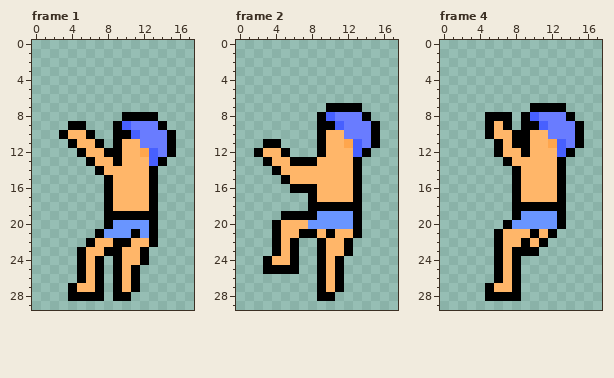
Pixel-art file -- Assets/_Project/Arts/player/Editables/player5.ase. This is how it looked before the edit.
18x30 pixels, 4 frames. Shown: frame 1, frame 2, frame 4. The commit also changed other frames, which this record leaves out.
The same view after the edit:
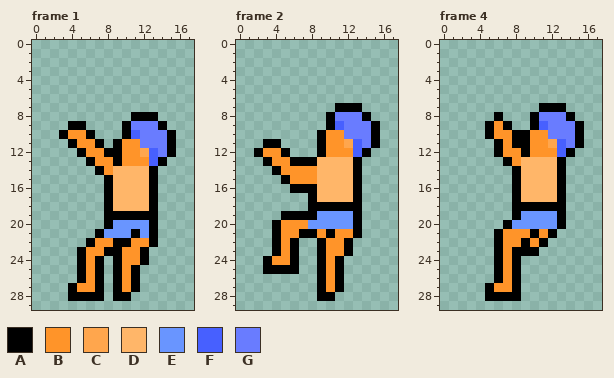
Palette (. is transparent): A #000000  B #ff9429  C #ffa64d  D #ffb669  E #6995ff  F #4760ff  G #697cff
Change:
{"where": "frame 1, layer \"Player\""}
{"frame":1,"y":8,"x":10,"old":"A","new":"."}
{"frame":1,"y":9,"x":9,"old":"AF","new":".A"}
{"frame":1,"y":10,"x":4,"old":"DD","new":"BB"}
{"frame":1,"y":10,"x":9,"old":"A","new":"."}
{"frame":1,"y":11,"x":5,"old":"DD","new":"BB"}
{"frame":1,"y":11,"x":10,"old":"DD","new":"BB"}
{"frame":1,"y":12,"x":6,"old":"DD","new":"BB"}
{"frame":1,"y":12,"x":10,"old":"DD","new":"BB"}
{"frame":1,"y":13,"x":7,"old":"DD","new":"BB"}
{"frame":1,"y":13,"x":10,"old":"DDD","new":"BBB"}
{"frame":1,"y":14,"x":8,"old":"D","new":"B"}
{"frame":1,"y":22,"x":7,"old":"DD","new":"BB"}
{"frame":1,"y":22,"x":11,"old":"DD","new":"BB"}
{"frame":1,"y":23,"x":6,"old":"DD","new":"BB"}
{"frame":1,"y":23,"x":10,"old":"DD","new":"BB"}
{"frame":1,"y":24,"x":6,"old":"D","new":"B"}
{"frame":1,"y":24,"x":10,"old":"DD","new":"BB"}
{"frame":1,"y":25,"x":6,"old":"D","new":"B"}
{"frame":1,"y":25,"x":10,"old":"D","new":"B"}
{"frame":1,"y":26,"x":6,"old":"D","new":"B"}
{"frame":1,"y":26,"x":10,"old":"D","new":"B"}
{"frame":1,"y":27,"x":5,"old":"DD","new":"BB"}
{"frame":1,"y":27,"x":10,"old":"D","new":"B"}
{"where": "frame 2, layer \"Player\""}
{"frame":2,"y":7,"x":10,"old":"A","new":"."}
{"frame":2,"y":8,"x":9,"old":"AF","new":".A"}
{"frame":2,"y":9,"x":9,"old":"A","new":"."}
{"frame":2,"y":10,"x":10,"old":"DD","new":"BB"}
{"frame":2,"y":11,"x":10,"old":"DD","new":"BB"}
{"frame":2,"y":12,"x":3,"old":"DD","new":"BB"}
{"frame":2,"y":12,"x":10,"old":"DDD","new":"BBB"}
{"frame":2,"y":13,"x":4,"old":"DD","new":"BB"}
{"frame":2,"y":14,"x":5,"old":"DDDD","new":"BBBB"}
{"frame":2,"y":15,"x":6,"old":"DDD","new":"BBB"}
{"frame":2,"y":20,"x":5,"old":"DDD","new":"BBB"}
{"frame":2,"y":21,"x":5,"old":"DD","new":"BB"}
{"frame":2,"y":21,"x":9,"old":"D","new":"B"}
{"frame":2,"y":21,"x":11,"old":"DD","new":"BB"}
{"frame":2,"y":22,"x":5,"old":"D","new":"B"}
{"frame":2,"y":22,"x":10,"old":"DD","new":"BB"}
{"frame":2,"y":23,"x":5,"old":"D","new":"B"}
{"frame":2,"y":23,"x":10,"old":"DD","new":"BB"}
{"frame":2,"y":24,"x":4,"old":"DD","new":"BB"}
{"frame":2,"y":24,"x":10,"old":"D","new":"B"}
{"frame":2,"y":25,"x":10,"old":"D","new":"B"}
{"frame":2,"y":26,"x":10,"old":"D","new":"B"}
{"frame":2,"y":27,"x":10,"old":"D","new":"B"}
{"where": "frame 4, layer \"Player\""}
{"frame":4,"y":7,"x":10,"old":"A","new":"."}
{"frame":4,"y":8,"x":5,"old":"A","new":"."}
{"frame":4,"y":8,"x":7,"old":"A","new":"."}
{"frame":4,"y":8,"x":9,"old":"AF","new":".A"}
{"frame":4,"y":9,"x":6,"old":"D","new":"B"}
{"frame":4,"y":9,"x":9,"old":"A","new":"."}
{"frame":4,"y":10,"x":6,"old":"DD","new":"BB"}
{"frame":4,"y":10,"x":10,"old":"DD","new":"BB"}
{"frame":4,"y":11,"x":7,"old":"D","new":"B"}
{"frame":4,"y":11,"x":10,"old":"DD","new":"BB"}
{"frame":4,"y":12,"x":7,"old":"DD","new":"BB"}
{"frame":4,"y":12,"x":10,"old":"DDD","new":"BBB"}
{"frame":4,"y":13,"x":8,"old":"D","new":"B"}
{"frame":4,"y":21,"x":7,"old":"DDD","new":"BBB"}
{"frame":4,"y":21,"x":11,"old":"D","new":"B"}
{"frame":4,"y":22,"x":7,"old":"DD","new":"BB"}
{"frame":4,"y":22,"x":10,"old":"D","new":"B"}
{"frame":4,"y":23,"x":7,"old":"D","new":"B"}
{"frame":4,"y":24,"x":7,"old":"D","new":"B"}
{"frame":4,"y":25,"x":7,"old":"D","new":"B"}
{"frame":4,"y":26,"x":7,"old":"D","new":"B"}
{"frame":4,"y":27,"x":6,"old":"DD","new":"BB"}
{"label":"changed","picture_box":[68,112,149,175]}
{"label":"changed","picture_box":[77,238,149,292]}
{"label":"changed","picture_box":[263,103,353,292]}
{"label":"changed","picture_box":[485,103,557,166]}
{"label":"changed","picture_box":[494,229,548,292]}
